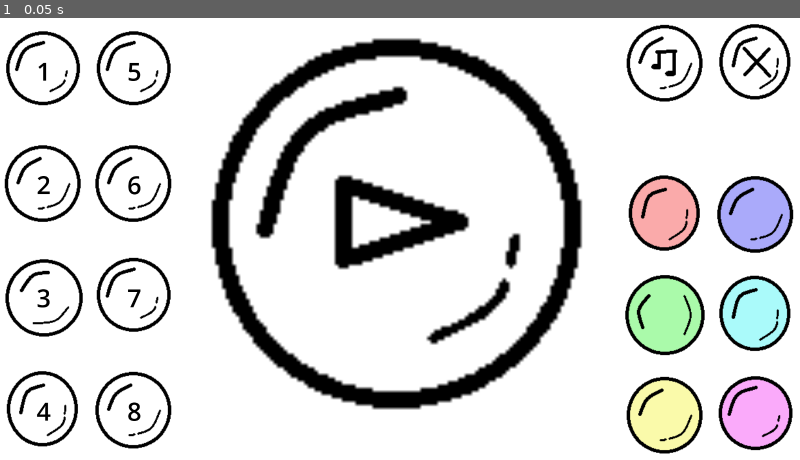
Above: before the commit, frame 1.
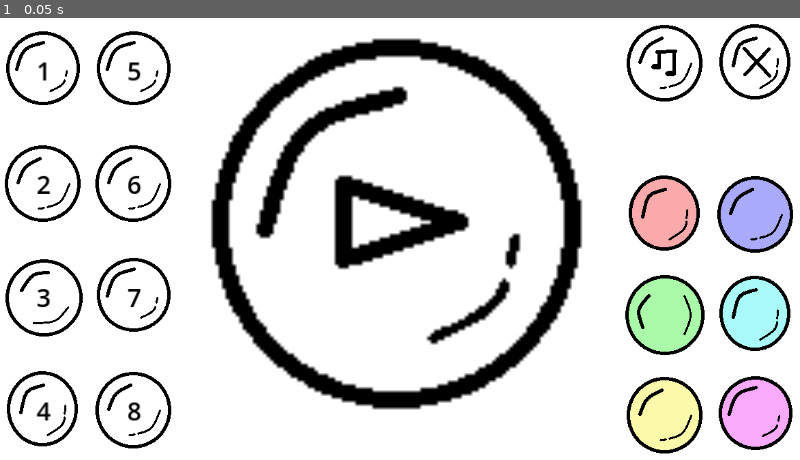
Above: after the commit, the same moment.

Repository: EmilioKolo/globalgamejam2025
Game: Godot game, scene res://scenes/menu.tscn
Two runs of this game, one before a commit and one after it. Both use one fixed random seed, a clock stepped at 60 frames per second and the inputs below.
Inputs:
- Up to frame 1 (0.05 s): no input

The runs differ from the first frame. In frame 1, 1.3% of the frame differs, in the area x 0-100%, y 1-99%.

Commit message:
Minor fixes after GGJ
Fix sizing on different screens plus (hopefully) pc.
Improve adaptive image for mobile app.
Change big number displays.

Diff:
--- a/project.godot
+++ b/project.godot
@@ -24,7 +24,9 @@
 
 window/size/viewport_width=2560
 window/size/viewport_height=1440
-window/size/mode=2
+window/size/mode=3
+window/stretch/mode="canvas_items"
+window/stretch/aspect="expand"
 
 [input_devices]
 
--- a/scripts/global.gd
+++ b/scripts/global.gd
@@ -102,30 +102,30 @@
 	# If the number is lower than 10m
 	elif len_n<=6:
 		num = str(n).substr(0,len_n-3)
-		if len(num)<=1:
-			num = num+'.'+str(n).substr(1,1)
+		if len(num)<=2:
+			num = num+'.'+str(n).substr(1,3-len(num))
 		mod = 'k'
 	# If the number is lower than 10b
 	elif len_n<=9:
 		num = str(n).substr(0,len_n-6)
-		if len(num)<=1:
-			num = num+'.'+str(n).substr(1,1)
+		if len(num)<=2:
+			num = num+'.'+str(n).substr(1,3-len(num))
 		mod = 'm'
 	# If the number is lower than 10t
 	elif len_n<=12:
 		num = str(n).substr(0,len_n-9)
-		if len(num)<=1:
-			num = num+'.'+str(n).substr(1,1)
+		if len(num)<=2:
+			num = num+'.'+str(n).substr(1,3-len(num))
 		mod = 'b'
 	# If the number is lower than 10q
 	elif len_n<=15:
 		num = str(n).substr(0,len_n-12)
-		if len(num)<=1:
-			num = num+'.'+str(n).substr(1,1)
+		if len(num)<=2:
+			num = num+'.'+str(n).substr(1,3-len(num))
 		mod = 't'
 	# If the number is bigger than 10q, I use scientific notation
 	else:
-		num = str(n)[0]+'.'+str(n).substr(1,2)
+		num = str(n)[0]+'.'+str(n).substr(1,4)
 		mod = 'e'+str(len_n-1)
 	var ret = str(num)+str(mod)
 	return ret
Binary file added: bubble_icon_adaptive.png
Not shown, added: bubble_icon_adaptive.png.import
